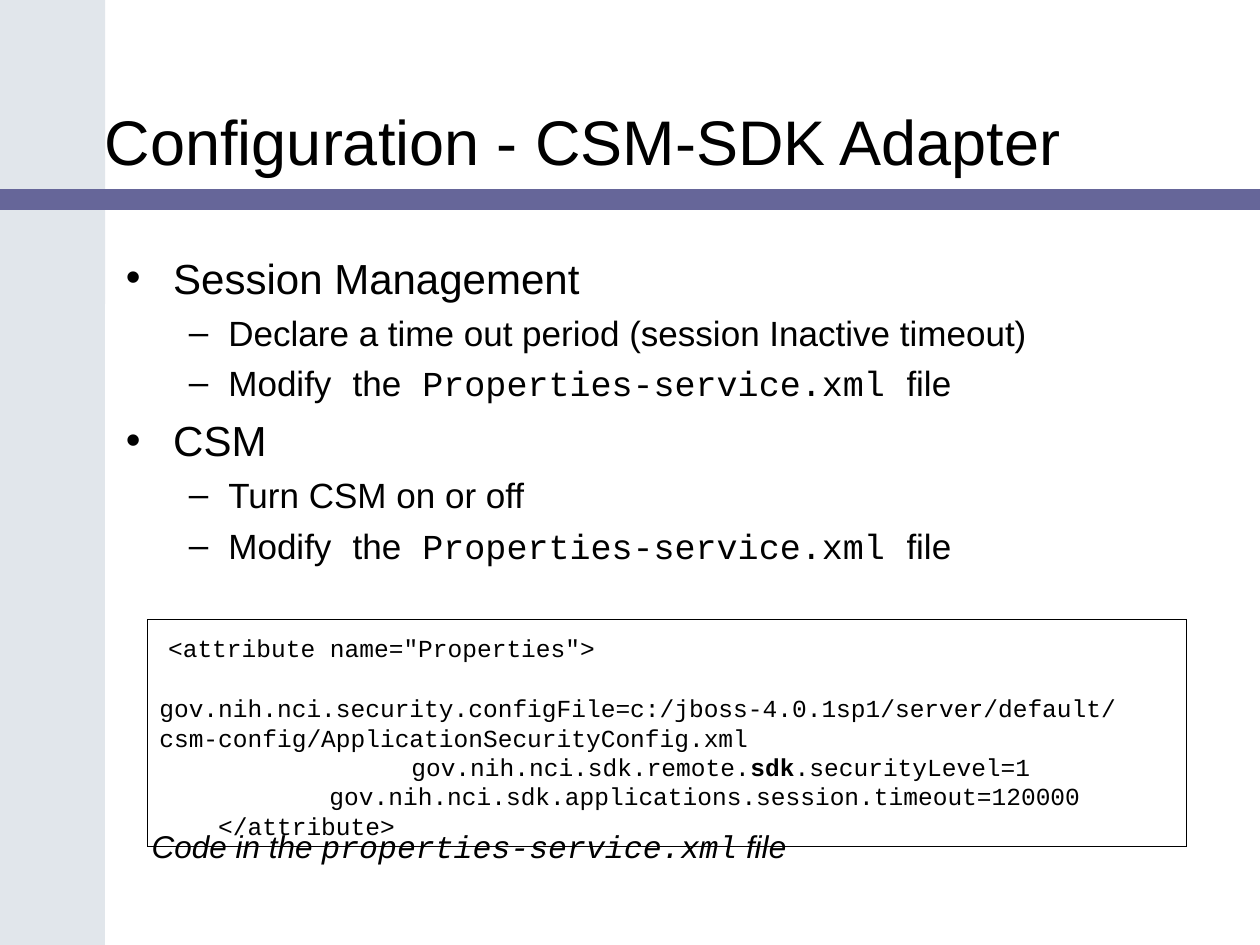
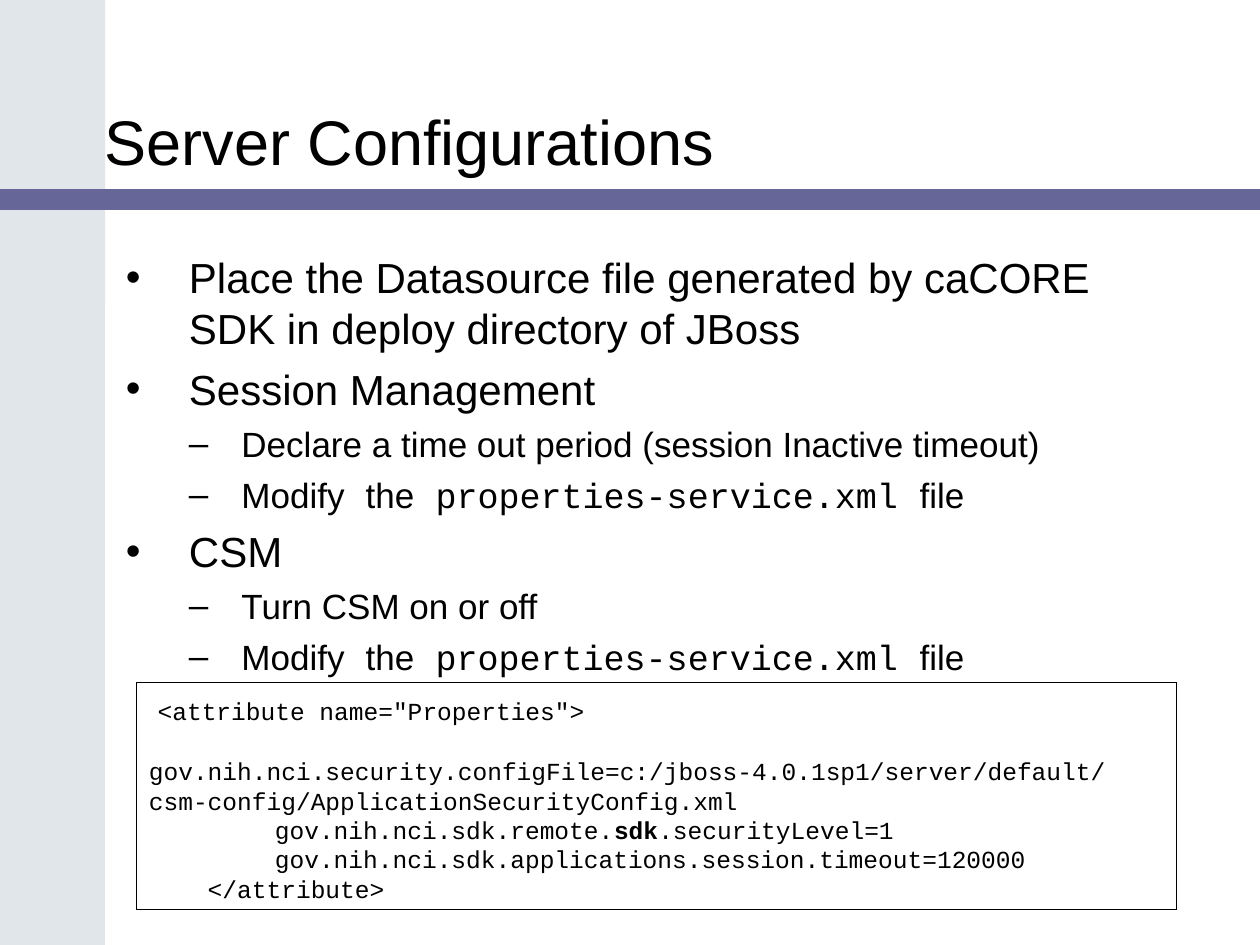
Before and after one commit to CBIIT/common-security-module-docs, a slide deck: slide 16 of Presentations/SDK_Bootcamp_CSM_v1.ppt (slide 11 before the commit). Drawn at 1260x945 pixels with LibreOffice and Linux fonts; fonts in the diff are those of the drawing; background and template pictures are left out. Boxes give left, top, right and bottom in pixels: in the first picture for what was removed or moved away, otherwise in the second. Text is boxed around its words. In the diff, an @@ line names an element or a change of style, - is before the commit and + after.

```diff
--- a/Presentations/SDK_Bootcamp_CSM_v1.ppt
+++ b/Presentations/SDK_Bootcamp_CSM_v1.ppt
@@ title at [105, 119, 714, 177]: text changed @@
-Configuration - CSM-SDK Adapter
+Server Configurations
@@ text at [189, 262, 1090, 352]: paragraph added @@
+• Place the Datasource file generated by caCORE SDK in deploy directory of JBoss
@@ text at [189, 374, 1040, 620]: indent changed @@
@@ text at [241, 482, 965, 516]: text changed @@
-  – Modify the Properties-service.xml file
+  – Modify the properties-service.xml file
@@ text at [241, 644, 965, 678]: text changed @@
-  – Modify the Properties-service.xml file
+  – Modify the properties-service.xml file
@@ rectangle "<attribute name="Properties">": place and size @@
-rectangle "<attribute name="Properties">" at [147, 620, 1187, 847]
+rectangle "<attribute name="Properties">" at [136, 683, 1176, 910]
@@ text removed at [152, 833, 786, 865] @@
-Code in the properties-service.xml file
```
Also in this commit, not shown: 8 other slides changed, 11 slides added, 11 slides removed, 1 other file.
